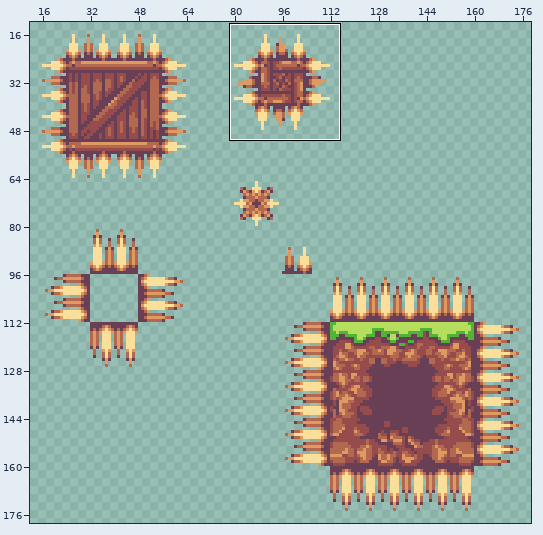
One commit to this sprite sheet: Platformer/Assets/Sprites/Spikes.png. Above, an overview of the earlier version with the close-up marked.
Close-up. The starting point:
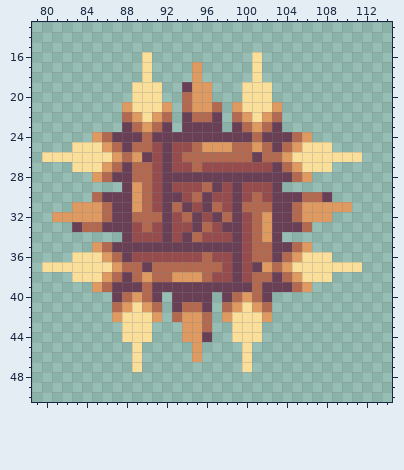
The file is 256x256 pixels. Colours within 5 levels of each other are drawn and written as one. Shown: x 79..114, y 13..50. The wide view leaves out empty margins.
New version:
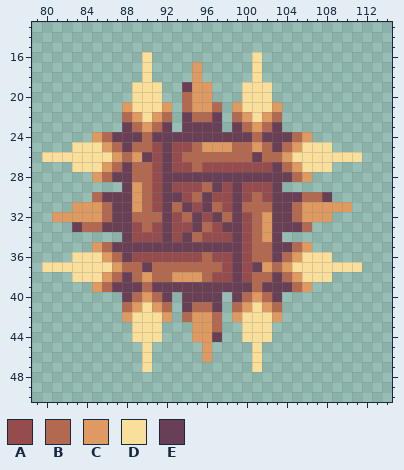
Palette (. is transparent): A #964b4c  B #b36950  C #de9a60  D #fadf9b  E #693f55
The exact change:
@@ x 85..105 @@
 39 CBEEEBEEEEEEEEEEBEEEB
-40 ..EBCBE.EEEE.EBCBE...
-41 ..BCDCB.EBBE.BCDCB...
-42 ..CDDDC.BCCB.CDDDC...
-43 ...DDD...CCB..DDD....
-44 ...DDD...CCE..DDD....
-45 ....D.....C....D.....
-46 ....D.....C....D.....
-47 ....D..........D.....
+40 ...EBCBE.EEEE.EBCBE..
+41 ...BCDCB.EBBE.BCDCB..
+42 ...CDDDC.BCCB.CDDDC..
+43 ....DDD...CCB..DDD...
+44 ....DDD...CCE..DDD...
+45 .....D.....C....D....
+46 .....D.....C....D....
+47 .....D..........D....
 48 .....................
